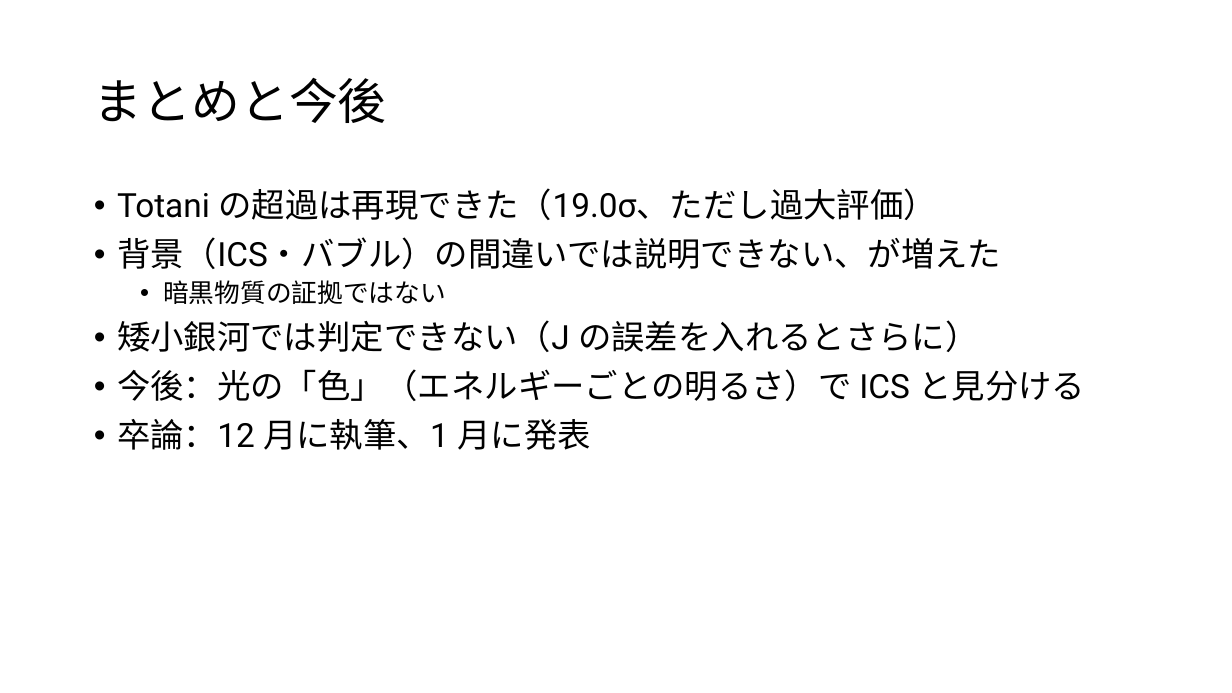
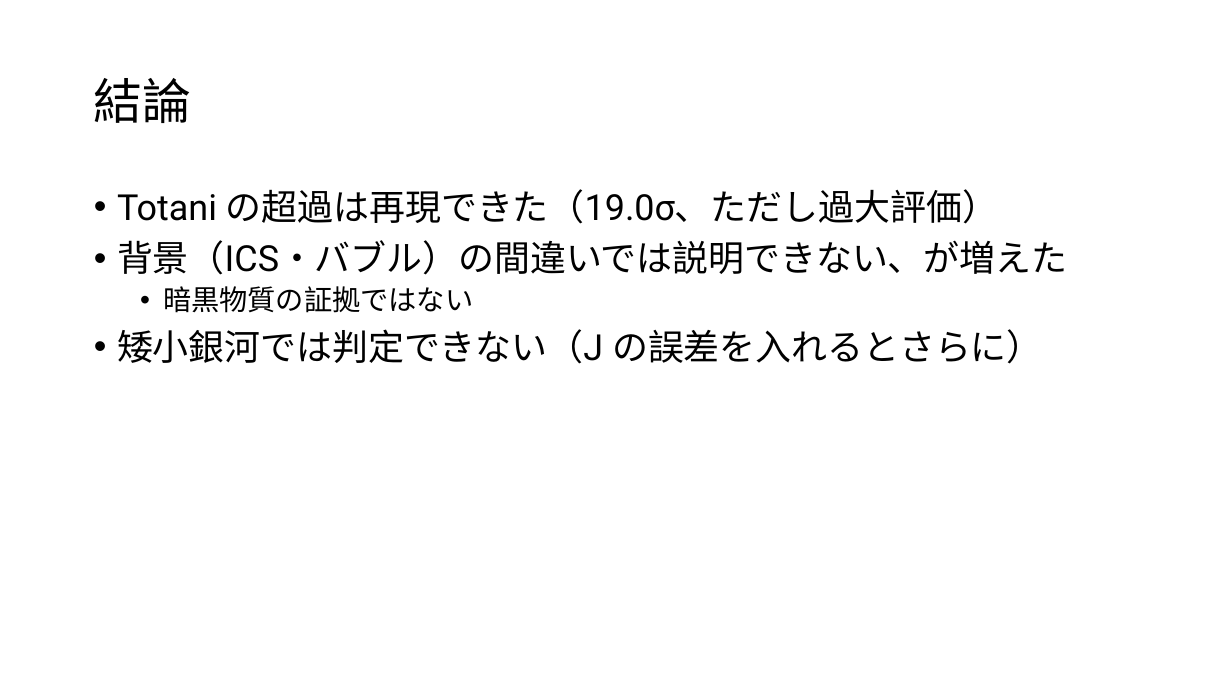
Before and after one commit to Mikann20041029/darkmatter-slides, a slide deck: slide 16 of slides/2026-10-02_研究進捗報告.pptx. Drawn at 1232x693 pixels with LibreOffice and Linux fonts; fonts in the diff are those of the drawing. Boxes give left, top, right and bottom in pixels: in the first picture for what was removed or moved away, otherwise in the second. Text is boxed around its words. In the diff, an @@ line names an element or a change of style, - is before the commit and + after.

```diff
--- a/slides/2026-10-02_研究進捗報告.pptx
+++ b/slides/2026-10-02_研究進捗報告.pptx
@@ title at [94, 78, 192, 123]: text changed @@
-まとめと今後
+結論
@@ text "Totani の超過は再現できた（19.0σ、ただし過大評価）" at [117, 189, 1067, 364]: size 26 to 28 pt in "Totani の超過は再現できた（19.0σ、ただし過大評価）", "背景（ICS・バブル）の間違いでは説明できない、が増えた", "矮小銀河では判定できない（J の誤差を入れるとさらに）"; size 20 to 22 pt in "暗黒物質の証拠ではない" @@
@@ text at [117, 369, 1085, 450]: paragraphs removed @@
-• 今後：光の「色」（エネルギーごとの明るさ）で ICS と見分ける
-• 卒論：12 月に執筆、1 月に発表
```
Also in this commit, not shown: 1 other file.
